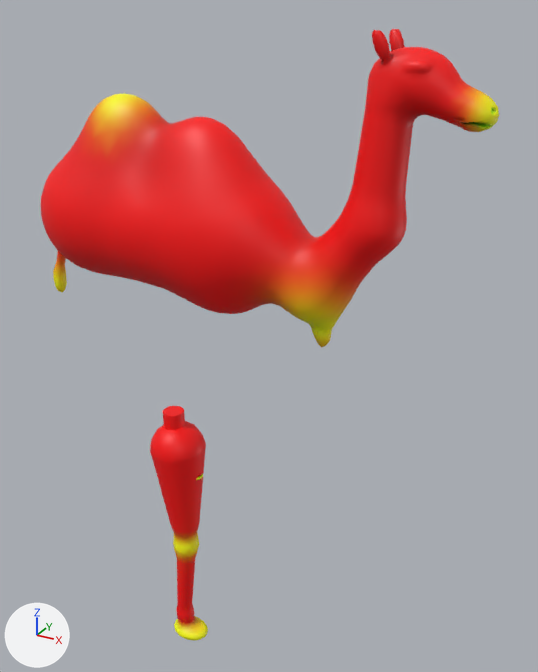
The glTF model m/gente/manos.glb as it was, and as the next commit left it.
The view is the same before and after, from a camera (50 mm lens) standing at (2.17, -2.88, 2.32) and looking at (0.47, 0.2, 0.78). Every picture has the same lights, and +X, +Y and +Z are marked at lower left. The picture after the commit comes second. Where no turn or scale is listed for an object, it has been applied to the vertices.

Objects in the first picture: 'camello', 'pataCamello' and 1 more.
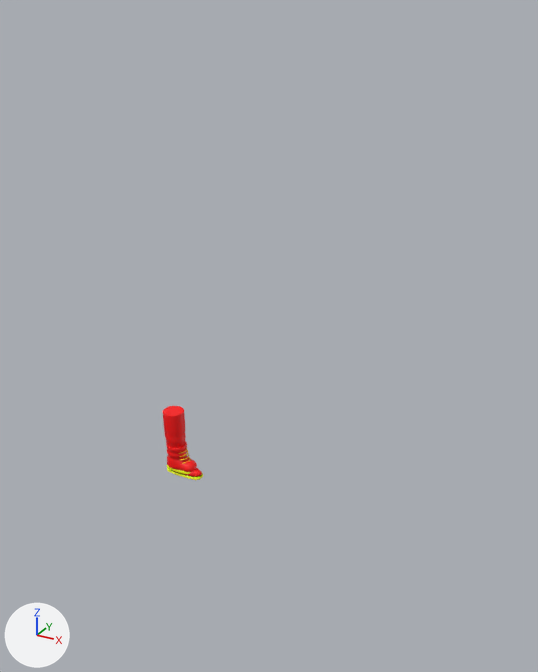
Where the change shows, as pixel boxes (x1, y1, x2, y2) in the pictures (538 x 672 px):
'camello', deleted (red)
    before: (41, 29, 499, 348)
'pataCamello', deleted (red)
    before: (150, 421, 208, 641)

Edits to the bpy script that builds the scene:
```text
Remove ob_camello:
    ob_camello = bpy.data.objects.new('camello', me_camello)
    ob_camello.location = (0.38, 0.0, 1.562)
Remove ob_patacamello:
    ob_patacamello = bpy.data.objects.new('pataCamello', me_patacamello)
    ob_patacamello.location = (0.0, 0.0, -0.523)
```
